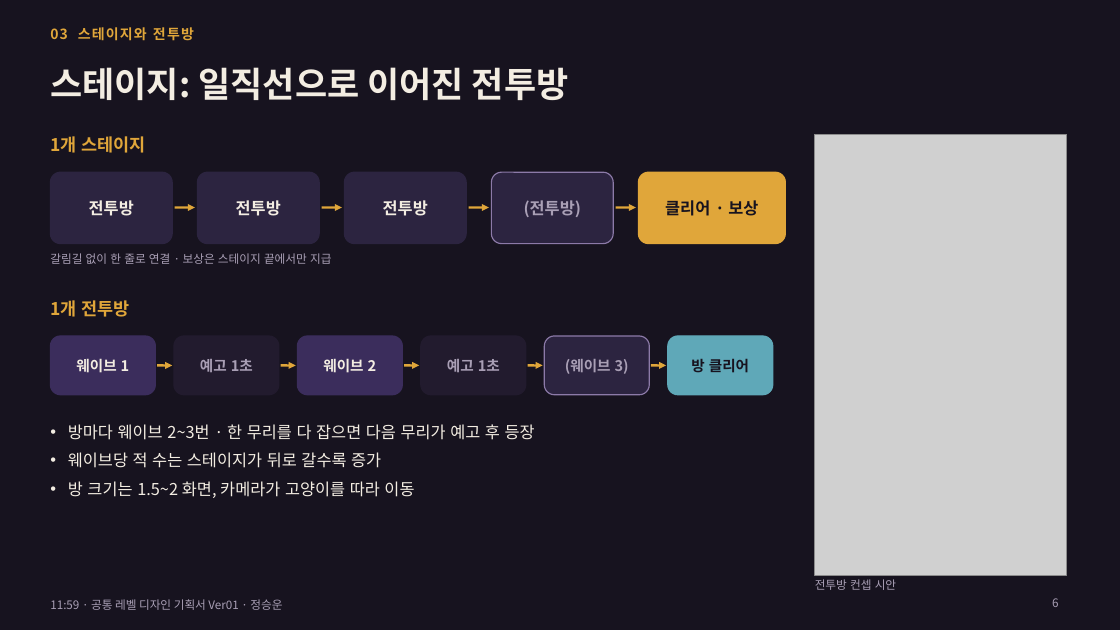
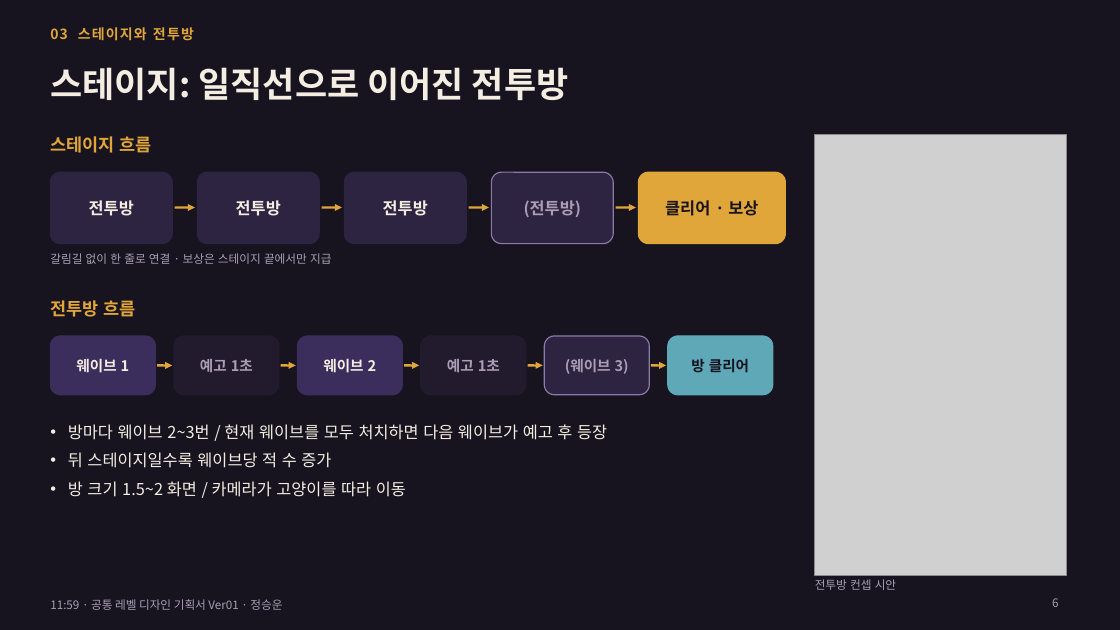
Before and after one commit to inory16351/Cat_Tang, a slide deck: slide 6 of docs/1159_공통_레벨디자인_기획서_20261116_정승운_Ver01.pptx. Drawn at 1120x630 pixels with LibreOffice and Linux fonts; fonts in the diff are those of the drawing; grey boxes stand for pictures. Boxes give left, top, right and bottom in pixels: in the first picture for what was removed or moved away, otherwise in the second. Text is boxed around its words. In the diff, an @@ line names an element or a change of style, - is before the commit and + after.

```diff
--- a/docs/1159_공통_레벨디자인_기획서_20261116_정승운_Ver01.pptx
+++ b/docs/1159_공통_레벨디자인_기획서_20261116_정승운_Ver01.pptx
@@ text at bbox=[50, 136, 152, 153]: text changed @@
-1개 스테이지
+스테이지 흐름
@@ text at bbox=[50, 300, 136, 317]: text changed @@
-1개 전투방
+전투방 흐름
@@ text at bbox=[68, 424, 607, 497]: text changed @@
-• 방마다 웨이브 2~3번 · 한 무리를 다 잡으면 다음 무리가 예고 후 등장
-• 웨이브당 적 수는 스테이지가 뒤로 갈수록 증가
-• 방 크기는 1.5~2 화면, 카메라가 고양이를 따라 이동
+• 방마다 웨이브 2~3번 / 현재 웨이브를 모두 처치하면 다음 웨이브가 예고 후 등장
+• 뒤 스테이지일수록 웨이브당 적 수 증가
+• 방 크기 1.5~2 화면 / 카메라가 고양이를 따라 이동
```
Also in this commit, not shown: 9 other slides changed, 1 other file.
